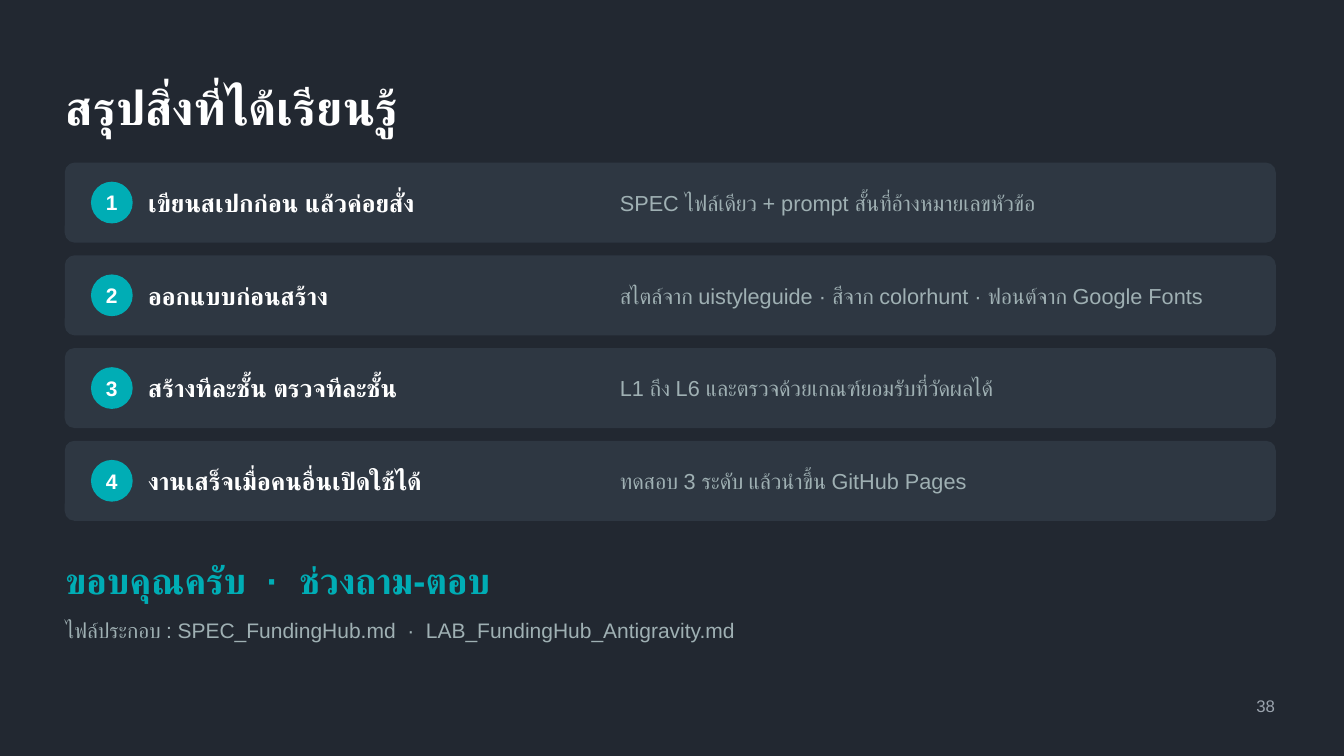
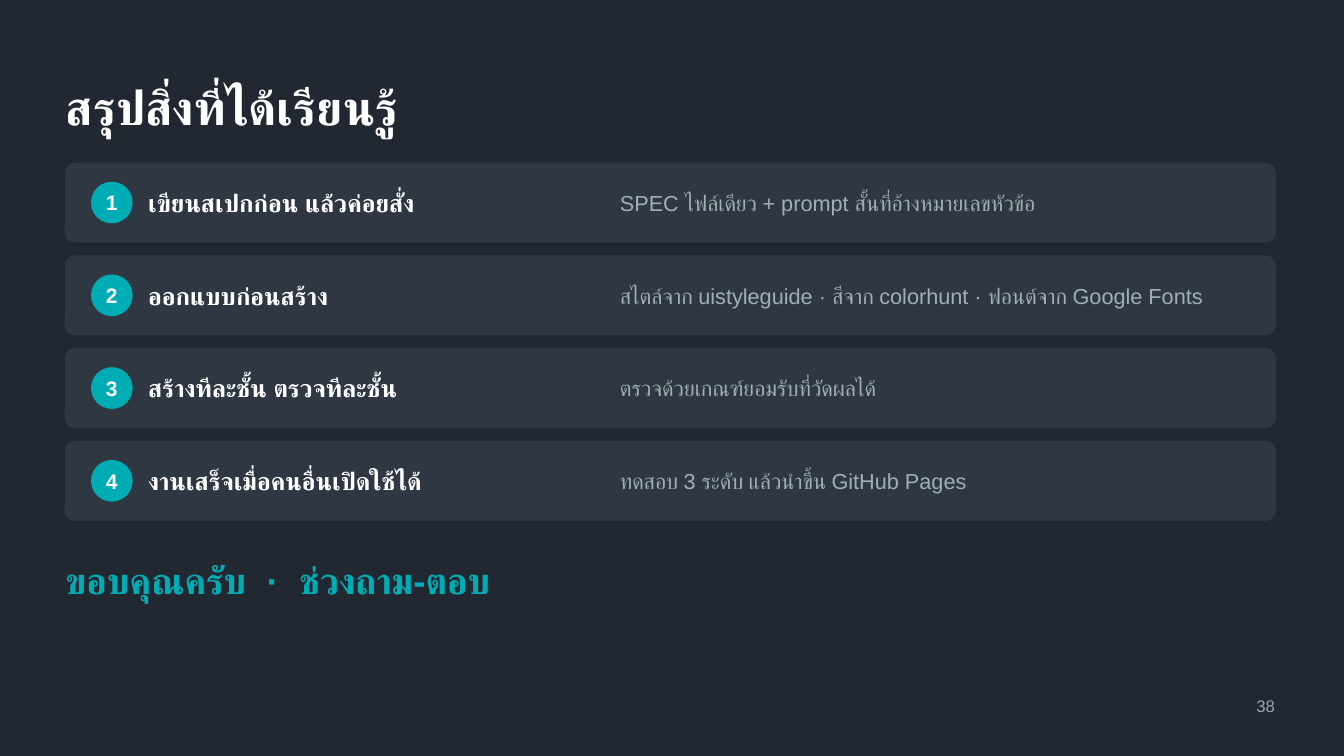
Before and after one commit to dookda/cmu_workshop_antigravity, a slide deck: slide 31 of Funding_Hub_Antigravity_Workshop.pptx (slide 27 before the commit). Drawn at 1344x756 pixels with LibreOffice and Linux fonts; fonts in the diff are those of the drawing. Boxes give left, top, right and bottom in pixels: in the first picture for what was removed or moved away, otherwise in the second. Text is boxed around its words. In the diff, an @@ line names an element or a change of style, - is before the commit and + after.

Commit message:
Update Funding Hub workshop files with new content and structure

```diff
--- a/Funding_Hub_Antigravity_Workshop.pptx
+++ b/Funding_Hub_Antigravity_Workshop.pptx
@@ text at (620,379,876,396): text changed @@
-L1 ถึง L6 และตรวจด้วยเกณฑ์ยอมรับที่วัดผลได้
+ตรวจด้วยเกณฑ์ยอมรับที่วัดผลได้
@@ text removed at (65,621,735,642) @@
-ไฟล์ประกอบ : SPEC_FundingHub.md · LAB_FundingHub_Antigravity.md
```
Also in this commit, not shown: 5 other slides changed, 5 slides added, 1 slide removed, 2 other files.
